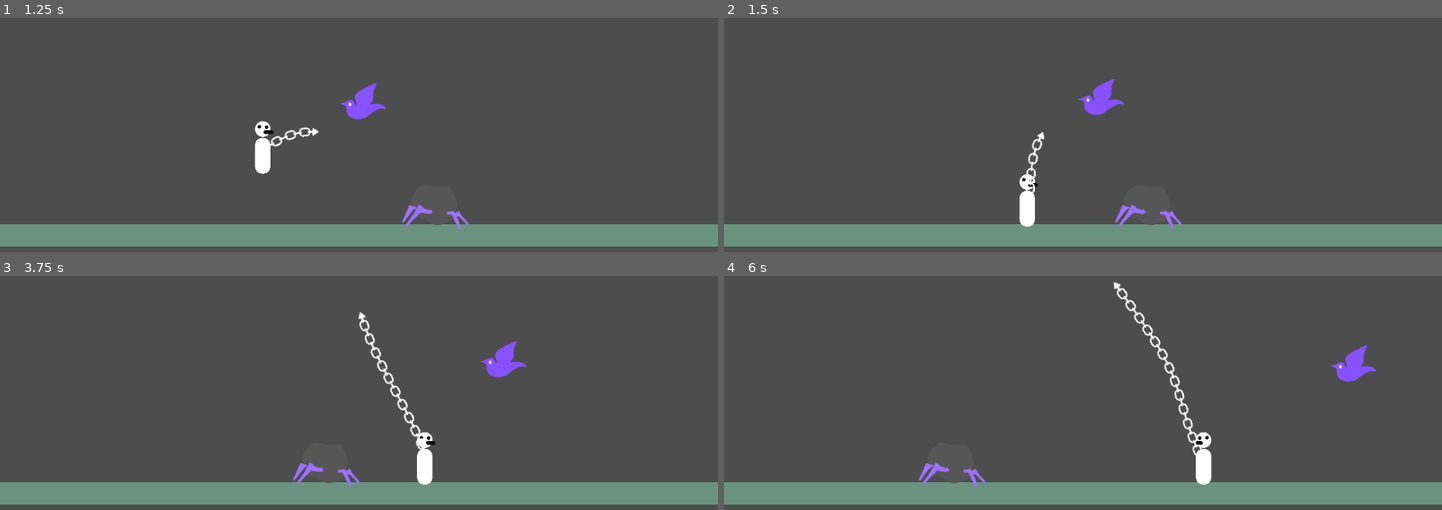
Above: before the commit, frames 1-4 (two rows, left to right).
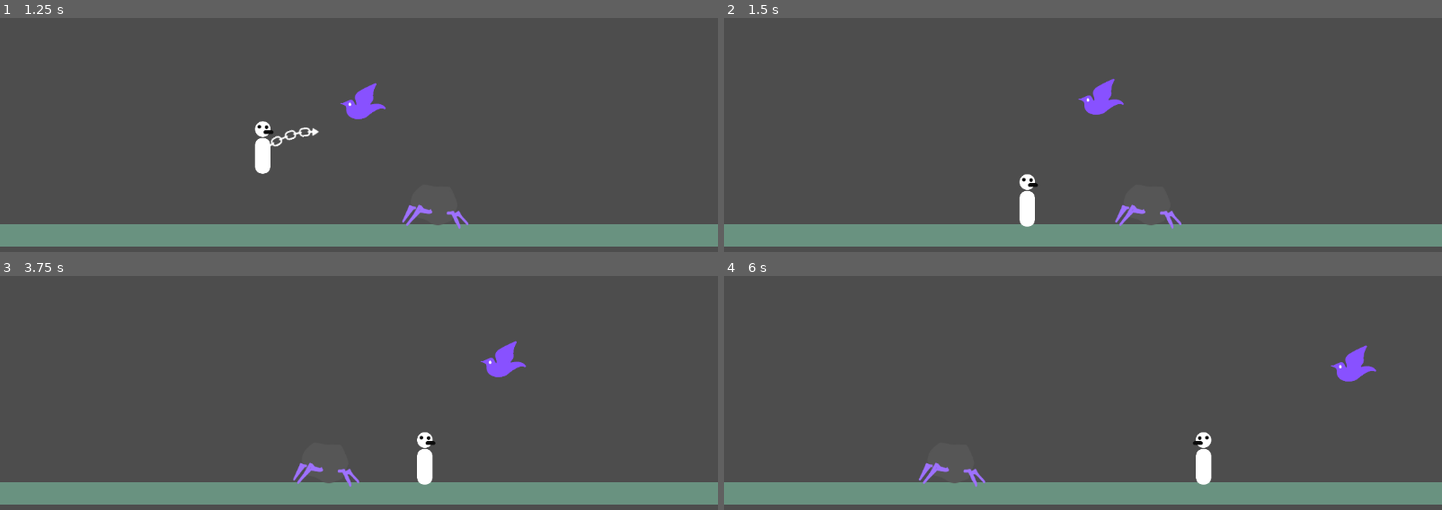
Above: after the commit, the same moments.

Repository: albverse/qimela
Game: Godot game, scene res://scene/MainTest.tscn
Same seed, same stepped clock (60 frames per second), same inputs: the game is played once before the commit and once after it.
Inputs (mouse positions are in pixels of both pictures, inside the frame that each line leads up to):
- Up to frame 1 (1.25 s): tap Enter at 0.5 s; move the mouse to (516, 36) at 0.52 s; hold D (move_right) from 0.53 s (still down); tap X at 0.6 s; click (516, 36) at 0.67 s; tap W (jump) at 0.77 s
- Up to frame 2 (1.5 s): keep holding D (move_right); move the mouse to (939, 76) at 1.27 s; tap X at 1.35 s
- Up to frame 3 (3.75 s): tap W (jump) at 1.52, 3.02 s; move the mouse to (outside the picture) at 2.02 s; release D (move_right) at 2.03 s; hold A (move_left) 2.03-2.78 s; tap Space at 2.1 s; tap X at 2.3, 2.85, 3.6 s; move the mouse to (323, 395) at 2.77 s; hold D (move_right) from 2.78 s (still down); click (323, 395) at 2.92 s; move the mouse to (574, 374) at 3.52 s
- Up to frame 4 (6 s): tap W (jump) at 3.77, 4.52 s; move the mouse to (outside the picture) at 4.27 s; release D (move_right) at 4.28 s; hold A (move_left) 4.28-5.03 s; tap Space at 4.35 s; tap X at 4.55, 5.1, 5.85 s; move the mouse to (1118, 315) at 5.02 s; hold D (move_right) 5.03-5.78 s; click (1118, 315) at 5.17 s; move the mouse to (outside the picture) at 5.77 s; hold A (move_left) from 5.78 s (still down)

Frame 1 is identical in both runs. In frame 2, 0.2% of the frame differs, in the area x 42-45%, y 48-75%; in frame 3, 0.5%; in frame 4, 0.6%, in the area x 54-67%, y 2-77%.

Commit message:
Add X key to cancel all chains

Diff:
--- a/scene/player.gd
+++ b/scene/player.gd
@@ -15,6 +15,7 @@
 # 融合 / 生成
 # =========================
 @export var action_fuse: StringName = &"fuse"                 # 空格：融合（可选InputMap）
+@export var action_cancel_chains: StringName = &"cancel_chains" # X：强制消失锁链
 @export var fusion_lock_time: float = 0.5                     # 融合演出期间锁玩家
 @export var fusion_chain_dissolve_time: float = 0.5           # 融合时两条链溶解用时（更快）
 @export var chimera_scene: PackedScene                        # 指向 ChimeraA.tscn（你当前用这个即可）
@@ -315,6 +316,17 @@
 
 		if fuse_pressed:
 			_try_fuse()
+			return
+
+		# X：强制消失所有锁链
+		var cancel_pressed: bool = false
+		if _has_action(action_cancel_chains):
+			cancel_pressed = Input.is_action_just_pressed(action_cancel_chains)
+		else:
+			cancel_pressed = (ek.keycode == KEY_X)
+
+		if cancel_pressed:
+			_force_dissolve_all_chains()
 			return
 
 
@@ -549,11 +561,13 @@
 	c.linked_offset = Vector2.ZERO
 
 
-func _begin_burn_dissolve(i: int, dissolve_time: float = -1.0) -> void:
+func _begin_burn_dissolve(i: int, dissolve_time: float = -1.0, force: bool = false) -> void:
 	if i < 0 or i >= chains.size():
 		return
 	var c := chains[i]
-	if c.state == ChainState.DISSOLVING or c.state == ChainState.IDLE:
+	if c.state == ChainState.IDLE:
+		return
+	if c.state == ChainState.DISSOLVING and not force:
 		return
 
 	# ✅ 断链时必须通知目标退出互动
@@ -589,6 +603,17 @@
 	)
 
 
+func _force_dissolve_all_chains() -> void:
+	for i in range(chains.size()):
+		var c := chains[i]
+		if c.state == ChainState.IDLE:
+			continue
+		# 停止当前抖动/效果
+		c.wave_amp = 0.0
+		c.wave_phase = 0.0
+		_begin_burn_dissolve(i, 0.05, true)
+
+
 func _finish_chain(i: int) -> void:
 	if i < 0 or i >= chains.size():
 		return
